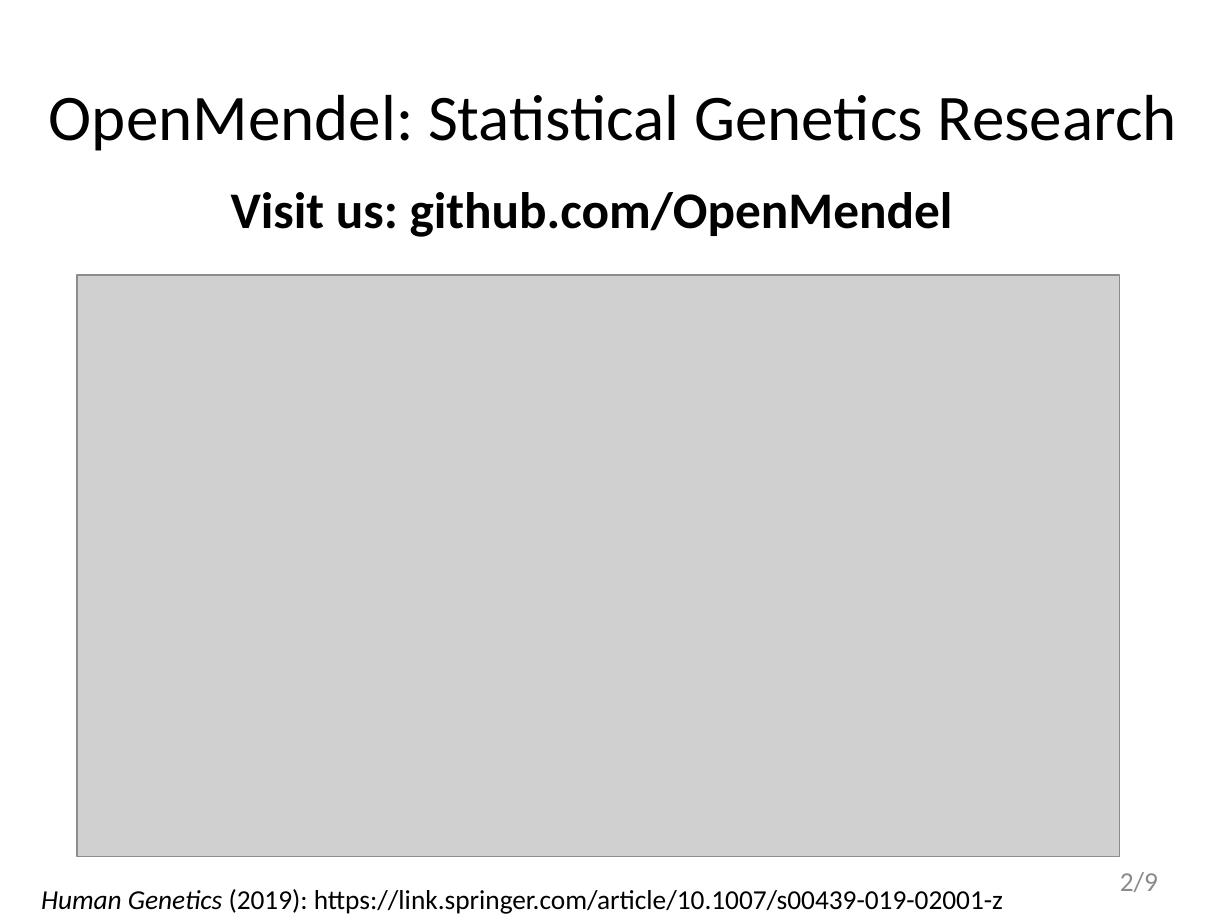
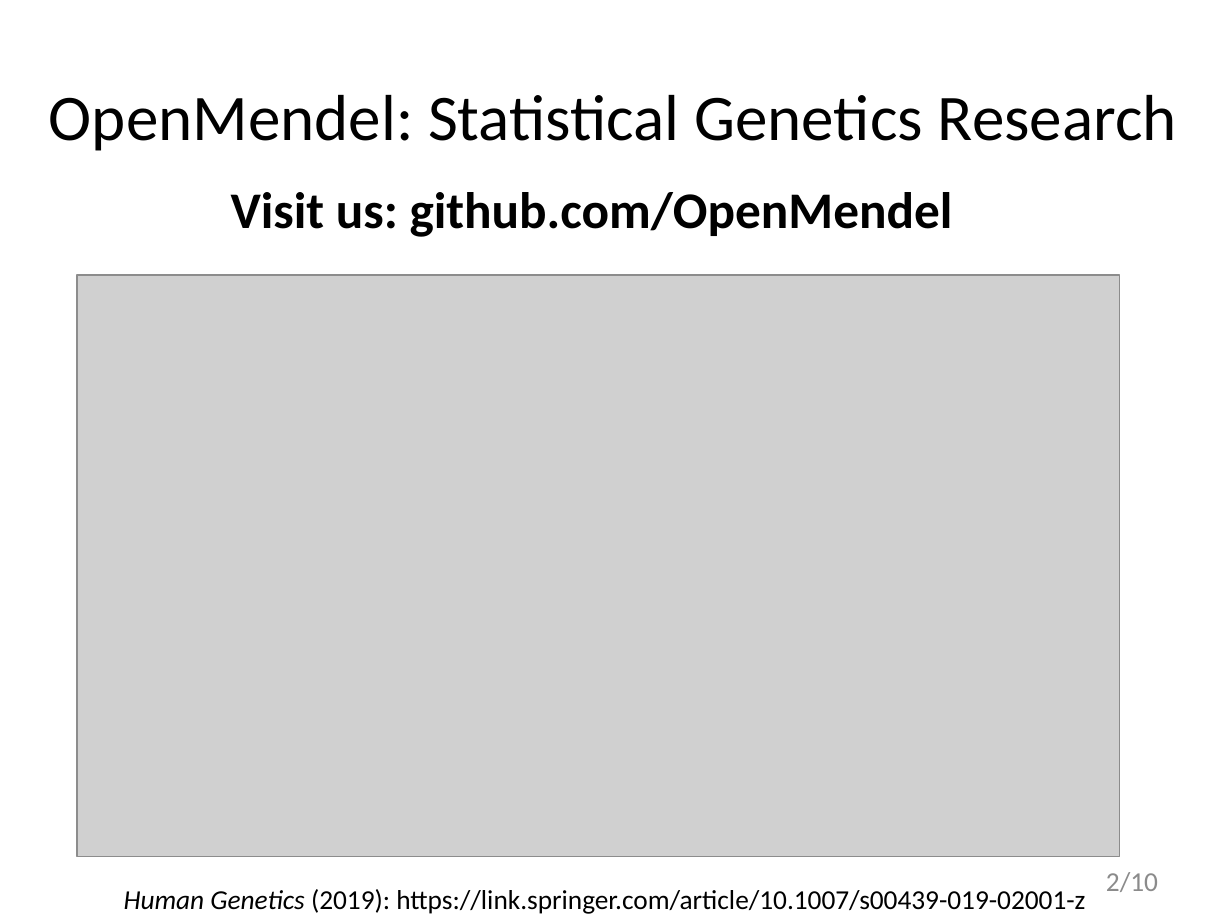
Before and after one commit to biona001/public-talks, a slide deck: slide 2 of JuliaCon 2019/talk/talk.pptx. Drawn at 1232x924 pixels with LibreOffice and Linux fonts; fonts in the diff are those of the drawing; grey boxes stand for pictures. Boxes give left, top, right and bottom in pixels: in the first picture for what was removed or moved away, otherwise in the second. Text is boxed around its words. In the diff, an @@ line names an element or a change of style, - is before the commit and + after.

```diff
--- a/JuliaCon 2019/talk/talk.pptx
+++ b/JuliaCon 2019/talk/talk.pptx
@@ text "Human Genetics (2019): https://link.springer.com/article/10. ...": place and size @@
-text "Human Genetics (2019): https://link.springer.com/article/10. ..." at bbox=[41, 889, 1003, 914]
+text "Human Genetics (2019): https://link.springer.com/article/10. ..." at bbox=[124, 889, 1085, 914]
@@ page number at bbox=[1106, 872, 1158, 892]: text changed @@
-2/9
+2/10
```
Also in this commit, not shown: 4 other slides changed, 1 slide added, 1 other file.
